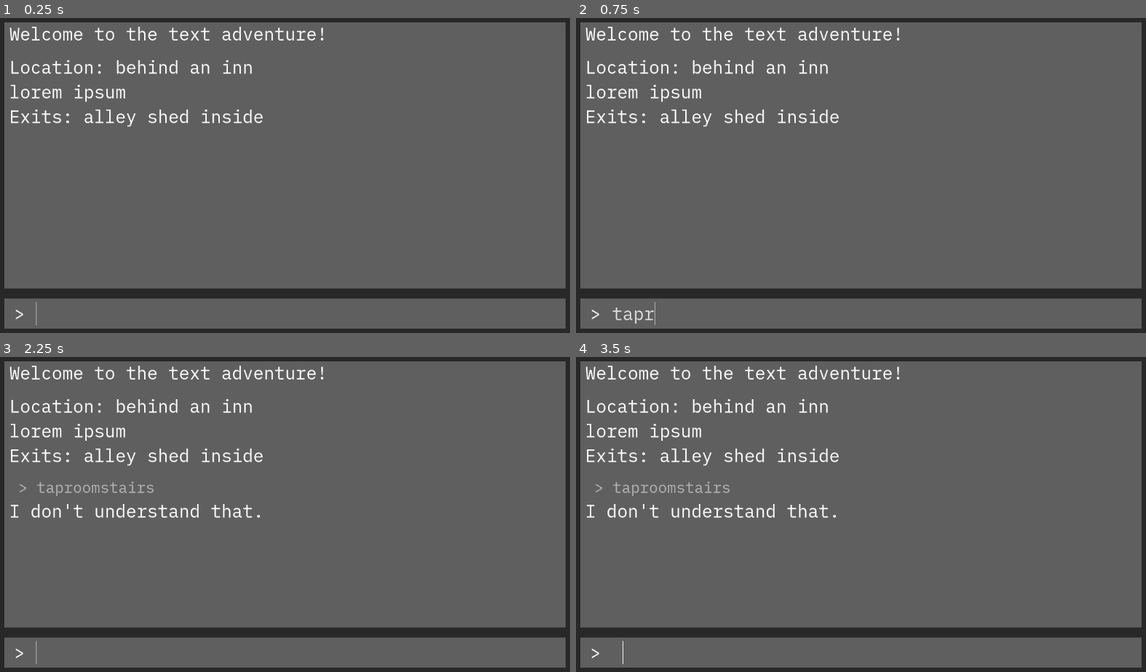
Above: before the commit, frames 1-4 (two rows, left to right).
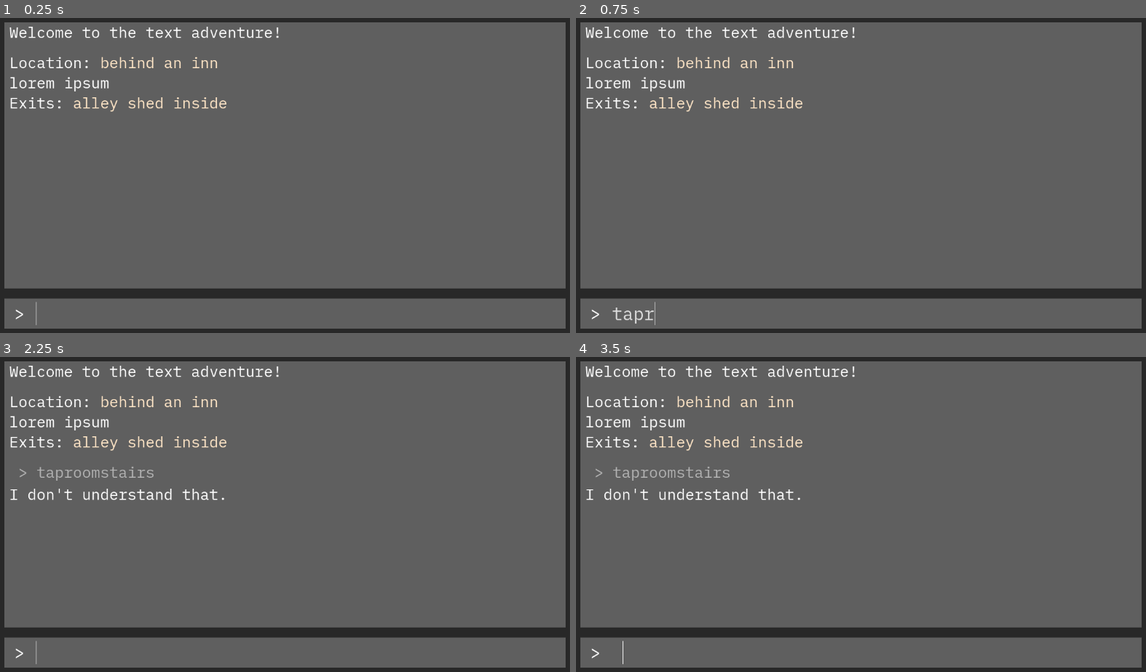
Above: after the commit, the same moments.

Repository: alephmembeth/textadventure-from-scratch
Game: Godot game, scene res://game.tscn
Same seed, same stepped clock (60 frames per second), same inputs: the game is played once before the commit and once after it.
Inputs (mouse positions are in pixels of both pictures, inside the frame that each line leads up to):
- Up to frame 1 (0.25 s): no input
- Up to frame 2 (0.75 s): click (878, 314) at 0.52 s; type "taproom" at 0.6 s
- Up to frame 3 (2.25 s): type "stairs" at 1.25 s; tap Enter at 2 s
- Up to frame 4 (3.5 s): tap Space at 2.75 s

The runs differ from the first frame. In frame 1, 3.2% of the frame differs, in the area x 1-57%, y 2-35%; in frame 2, 3.2%; in frame 3, 4.5%, in the area x 1-57%, y 2-52%; in frame 4, 4.5%.

Commit message:
Add color coding

Diff:
--- a/areas/area.gd
+++ b/areas/area.gd
@@ -52,7 +52,7 @@
 
 
 func get_area_description() -> String:
-	return "Location: " + area_name + "\n" + area_description
+	return "Location: " + Types.wrap_area_text(area_name) + "\n" + area_description
 
 
 func get_npc_description() -> String:
@@ -62,7 +62,7 @@
 	var character_description = ""
 	for character in characters:
 		character_description += character.character_name + " "
-	return "People: " + character_description
+	return "People: " + Types.wrap_character_text(character_description)
 
 
 func get_item_description() -> String:
@@ -72,13 +72,13 @@
 	var item_description = ""
 	for item in items:
 		item_description += item.item_name + " "
-	return "Items: " + item_description
+	return "Items: " + Types.wrap_item_text(item_description)
 
 
 func get_exit_description() -> String:
 	var exit_description_string = PackedStringArray(exits.keys())
 	var exit_description = " ".join(exit_description_string)
-	return "Exits: " + exit_description
+	return "Exits: " + Types.wrap_area_text(exit_description)
 
 
 func connect_exits_unlocked(direction: String, area: Area, area_2_override = "null"):
--- a/areas/area_manager.gd
+++ b/areas/area_manager.gd
@@ -36,8 +36,8 @@
 	$taproom.connect_exits_unlocked("stairs", $stairs, "taproom")
 	$taproom.connect_exits_unlocked("kitchen", $kitchen, "taproom")
 
-	$stairs.connect_exits_unlocked("downstairs", $cellar_door, "upstairs")
-	$stairs.connect_exits_unlocked("upstairs", $upstairs_hallway, "downstairs")
+	$stairs.connect_exits_unlocked("down", $cellar_door)
+	$stairs.connect_exits_unlocked("up", $upstairs_hallway)
 
 	$cellar_door.connect_exits_unlocked("cellar", $cellar, "stairs")
 
--- a/globals/types.gd
+++ b/globals/types.gd
@@ -4,3 +4,19 @@
 	KEY,
 	QUEST_ITEM,
 }
+
+const ColorArea = Color("#FFE6C7")
+const ColorCharacter = Color("#FFA559")
+const ColorItem = Color("#FF6000")
+
+
+func wrap_area_text(text: String) -> String:
+	return "[color=#%s]%s[/color]" % [ColorArea.to_html(), text]
+
+
+func wrap_character_text(text: String) -> String:
+	return "[color=#%s]%s[/color]" % [ColorCharacter.to_html(), text]
+
+
+func wrap_item_text(text: String) -> String:
+	return "[color=#%s]%s[/color]" % [ColorItem.to_html(), text]
--- a/inputs/input_response.tscn
+++ b/inputs/input_response.tscn
@@ -6,8 +6,8 @@
 
 [node name="input_response" type="MarginContainer"]
 offset_top = 94.0
-offset_right = 1.0
-offset_bottom = 94.0
+offset_right = 1150.0
+offset_bottom = 184.0
 theme_override_constants/margin_left = 10
 theme_override_constants/margin_right = 10
 script = ExtResource("1_eb20d")
--- a/inputs/response.tscn
+++ b/inputs/response.tscn
@@ -1,8 +1,19 @@
-[gd_scene load_steps=2 format=3 uid="uid://cu3cyma3vqa83"]
+[gd_scene load_steps=5 format=3 uid="uid://cu3cyma3vqa83"]
 
 [ext_resource type="FontFile" uid="uid://dsiu2symk18fd" path="res://fonts/ibm_plex_mono_regular.ttf" id="1_y754c"]
+[ext_resource type="FontFile" uid="uid://bsx8b7aupai21" path="res://fonts/ibm_plex_mono_bold.ttf" id="2_6etxo"]
+[ext_resource type="FontFile" uid="uid://g1lt78tate6n" path="res://fonts/ibm_plex_mono_italic.ttf" id="3_vfxdr"]
+[ext_resource type="FontFile" uid="uid://bp6ql1nq28ss0" path="res://fonts/ibm_plex_mono_bold_italic.ttf" id="4_hk3rx"]
 
-[node name="response" type="Label"]
-theme_override_fonts/font = ExtResource("1_y754c")
-theme_override_font_sizes/font_size = 35
+[node name="response" type="RichTextLabel"]
+offset_right = 472.0
+offset_bottom = 22.0
+theme_override_fonts/normal_font = ExtResource("1_y754c")
+theme_override_fonts/bold_font = ExtResource("2_6etxo")
+theme_override_fonts/italics_font = ExtResource("3_vfxdr")
+theme_override_fonts/bold_italics_font = ExtResource("4_hk3rx")
+theme_override_font_sizes/normal_font_size = 30
+bbcode_enabled = true
+text = "This is the response text."
+fit_content = true
 autowrap_mode = 2
--- a/parser.gd
+++ b/parser.gd
@@ -47,13 +47,13 @@
 	if current_area.exits.keys().has(second_word):
 		var exit = current_area.exits[second_word]
 		if exit.area_is_locked:
-			return "You can't go to %s. It is locked." % second_word
+			return "You can't go to " + Types.wrap_area_text(second_word) + ". It is locked."
 		var change_response = change_area(exit.get_other_area(current_area))
-		var change_info_string = PackedStringArray(["You go %s." % second_word, change_response])
+		var change_info_string = PackedStringArray(["You go to " + Types.wrap_area_text(second_word), change_response])
 		var change_info = "\n".join(change_info_string)
 		return change_info
 	else:
-		return "You can't go to %s." % second_word
+		return "You can't go to " + Types.wrap_area_text(second_word)
 
 
 func take(second_word: String) -> String:
@@ -64,9 +64,9 @@
 		if second_word.to_lower() == item.item_name.to_lower():
 			current_area.remove_item(item)
 			player.take_item(item)
-			return "You take the " + item.item_name + "."
+			return "You take the " + Types.wrap_item_text(item.item_name) + "."
 
-	return "You can't take %s." % second_word
+	return "You can't take the " + Types.wrap_item_text(second_word) + "."
 
 
 func drop(second_word: String) -> String:
@@ -77,9 +77,9 @@
 		if second_word.to_lower() == item.item_name.to_lower():
 			player.drop_item(item)
 			current_area.add_item(item)
-			return "You drop the " + item.item_name + "."
+			return "You drop the " + Types.wrap_item_text(item.item_name) + "."
 
-	return "You can't drop %s." % second_word
+	return "You can't drop the " + Types.wrap_item_text(second_word) + "."
 
 
 func inventory() -> String:
@@ -98,12 +98,12 @@
 						if exit == item.use_value:
 							exit.area_is_locked = false
 							player.drop_item(item)
-							return "You unlock the door with the %s and can now go to %s." % [item.item_name, exit.get_other_area(current_area).area_name]
-					return "That item does not unlock anything in this room."
+							return "You unlock the door with the " + Types.wrap_item_text(item.item_name) + "and can now go to" + Types.wrap_area_text(exit.get_other_area(current_area).area_name) + "."
+					return "That item does not unlock anything here."
 				_:
 					return "Tried to use item with invalid item type."
 
-	return "You can't use %s." % second_word
+	return "You can't use the " + Types.wrap_item_text(second_word) + "."
 
 
 func give(second_word: String) -> String:
@@ -116,7 +116,7 @@
 			has_item = true
 
 	if not has_item:
-		return "You don't have %s." % second_word
+		return "You don't have the " + Types.wrap_item_text(second_word) + "."
 
 	for character in current_area.characters:
 		if character.quest_item != null and second_word.to_lower() == character.quest_item.item_name.to_lower():
@@ -134,9 +134,9 @@
 				else:
 					printerr("Quest reward is not defined.")
 
-			return "You give %s to the %s." % [second_word, character.character_name]
+			return "You give the " + Types.wrap_item_text(second_word) + " to the " + Types.wrap_character_text(character.character_name) + "."
 
-	return "You can't give %s." % second_word
+	return "You can't give the " + Types.wrap_item_text(second_word)
 
 
 func talk(second_word: String) -> String:
@@ -146,13 +146,24 @@
 	for character in current_area.characters:
 		if character.character_name.to_lower() == second_word:
 			var dialog = character.follow_up_dialog if character.has_received_quest_item else character.initial_dialog
-			return character.character_name + ": \"" + dialog + "\""
+			return Types.wrap_character_text(character.character_name) + ": \"" + dialog + "\""
 
-	return "You can't talk with %s." % second_word
+	return "You can't talk with the " + Types.wrap_character_text(second_word) + "."
 
 
 func help() -> String:
-	return "You can use these commands: go [exit], take [item], drop [item], use [item], give [item], talk [character], inventory, help."
+	var help_string = PackedStringArray(["You can use the following commands:",
+		" – go   " + Types.wrap_area_text("[exit]"),
+		" – take " + Types.wrap_item_text("[item]"),
+		" – drop " + Types.wrap_item_text("[item]"),
+		" – use  " + Types.wrap_item_text("[item]"),
+		" – give " + Types.wrap_item_text("[item]"),
+		" – talk " + Types.wrap_character_text("[character]"),
+		" – inventory",
+		" – help"
+		])
+	var help = "\n".join(help_string)
+	return help
 
 
 func change_area(new_area: Area) -> String:
--- a/player.gd
+++ b/player.gd
@@ -18,4 +18,4 @@
 	var item_description = ""
 	for item in inventory:
 		item_description += item.item_name + " "
-	return "Inventory: " + item_description
+	return "Inventory: " + Types.wrap_item_text(item_description)
